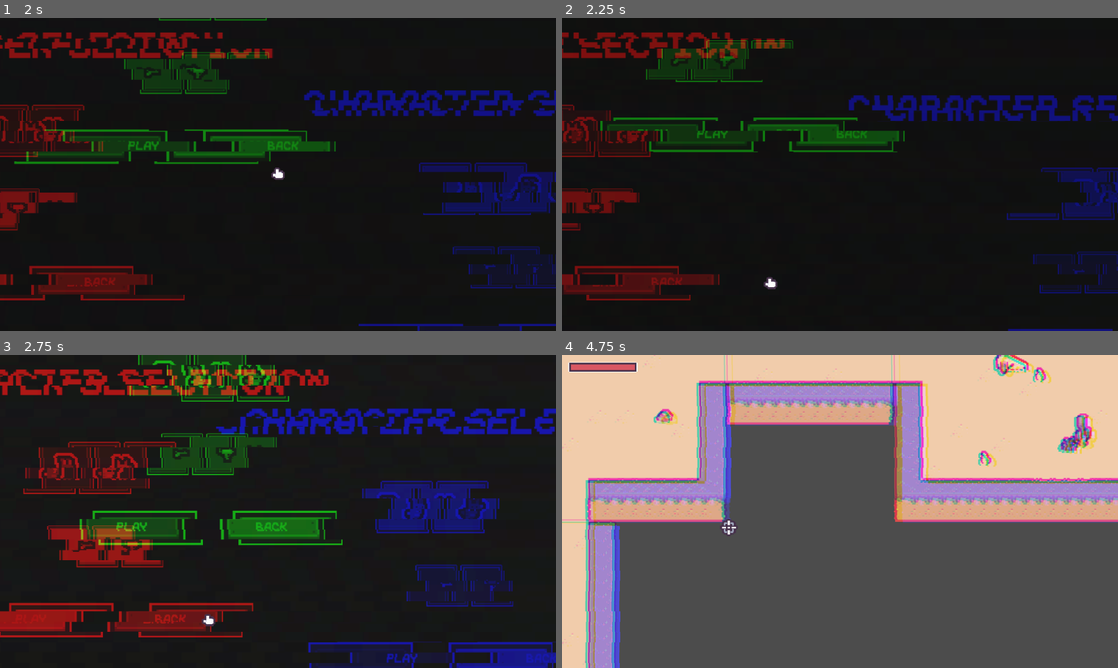
Above: before the commit, frames 1-4 (two rows, left to right).
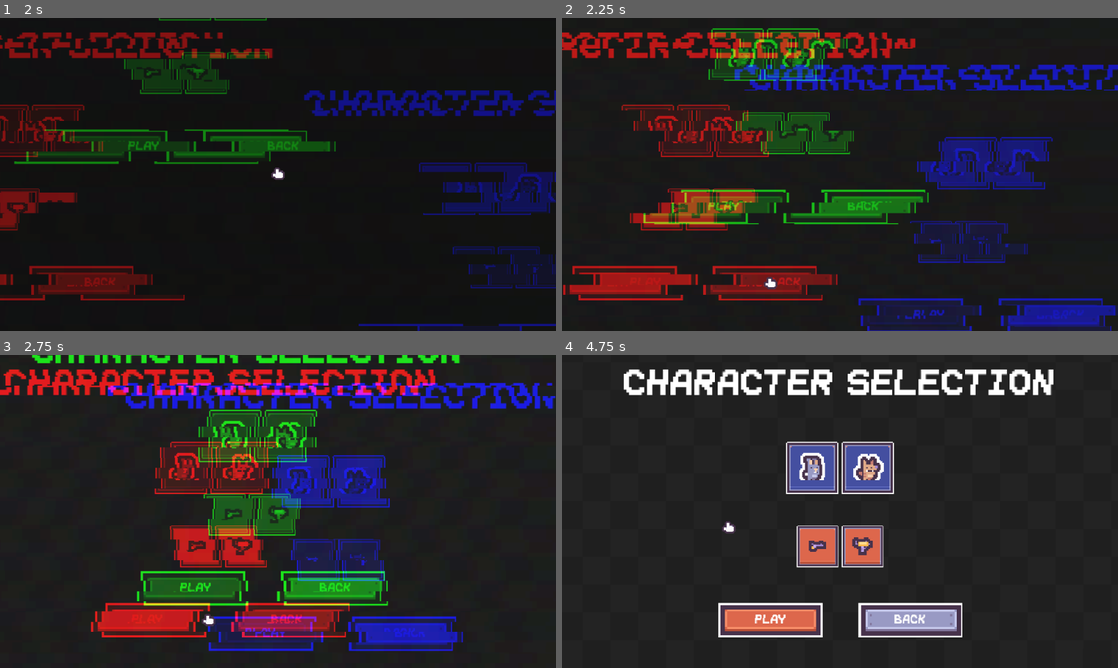
Above: after the commit, the same moments.

Repository: Caio-de-Souza-Marinho/gamejam-42
Game: Godot game, scene res://Scenes/UI/main_menu.tscn
Two runs of this game, one before a commit and one after it. Both use one fixed random seed, a clock stepped at 60 frames per second and the inputs below.
Inputs (mouse positions are in pixels of both pictures, inside the frame that each line leads up to):
- Up to frame 1 (2 s): click "PLAY" at 0.5 s; click "PLAY" at 1.25 s
- Up to frame 2 (2.25 s): click "PLAY" at 2 s
- Up to frame 3 (2.75 s): no input
- Up to frame 4 (4.75 s): click "PLAY" at 2.75 s; tap Enter (ui_accept) at 3.5, 3.77, 4.52 s; move the mouse to (962, 495) at 3.52 s; hold D (move_right) 3.53-4.28 s; move the mouse to (728, 527) at 4.27 s; hold S (move_down) from 4.28 s (still down)

Frame 1 is identical in both runs. In frame 2, 37% of the frame differs, in the area x 0-100%, y 3-100%; in frame 3, 47%; in frame 4, 100%, in the area x 0-100%, y 0-100%.
Error before the commit: Invalid access to property or key 'id' on a base object of type 'Nil'. (res://Autoloads/global.gd:25)

Commit message:
add guard

Diff:
--- a/Scenes/CharacterSelection/character_selection.gd
+++ b/Scenes/CharacterSelection/character_selection.gd
@@ -36,6 +36,9 @@
 		card.set_data(data)
 
 func _on_play_button_pressed() -> void:
+	if not Global.selected_player and not Global.selected_weapon:
+		return
+
 	ui_sound.play()
 	Transition.transition_to("res://Scenes/Arena/arena.tscn")
 
